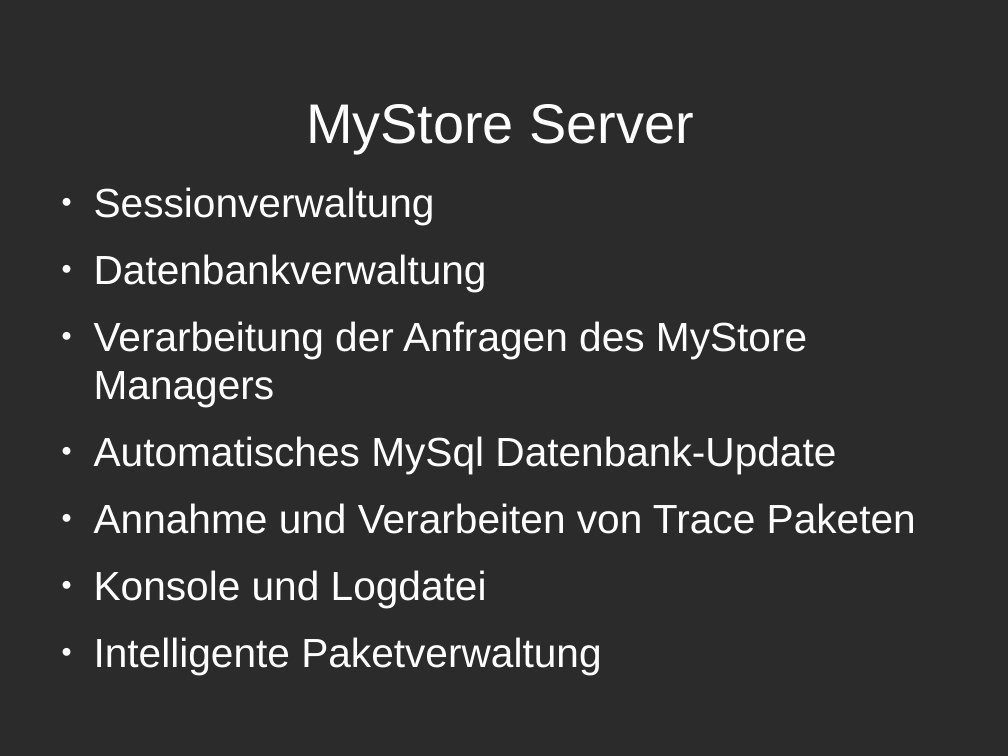
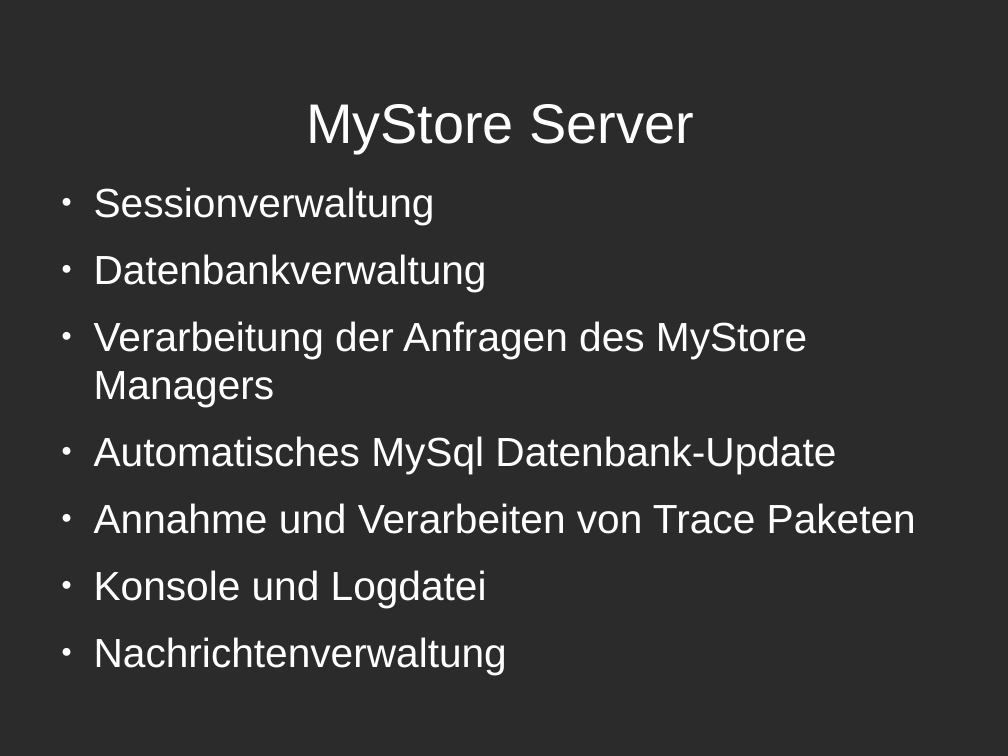
Before and after one commit to Niondir/rika-led, a slide deck: slide 5 of präsentation 3/part 1/präsentation31.odp (slide 6 before the commit). Drawn at 1008x756 pixels with LibreOffice and Linux fonts; fonts in the diff are those of the drawing; background and template pictures are left out; a plain dark background stands for a picture behind light text. Boxes give left, top, right and bottom in pixels: in the first picture for what was removed or moved away, otherwise in the second. Text is boxed around its words. In the diff, an @@ line names an element or a change of style, - is before the commit and + after.

```diff
--- a/präsentation 3/part 1/präsentation31.odp
+++ b/präsentation 3/part 1/präsentation31.odp
@@ text at (94,637,507,674): text changed @@
-● Intelligente Paketverwaltung
+● Nachrichtenverwaltung
```
Also in this commit, not shown: 7 other slides changed, 3 slides removed.
